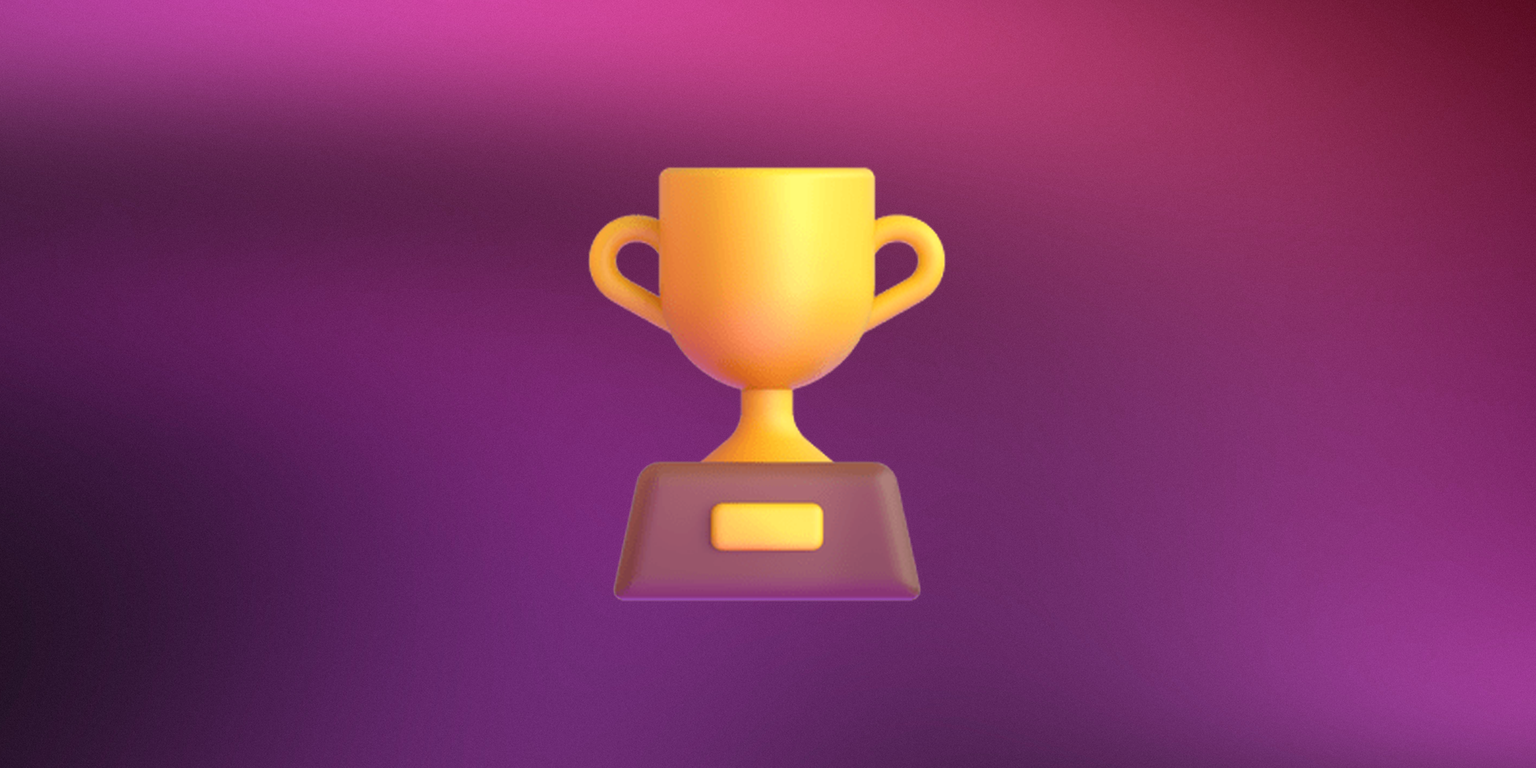
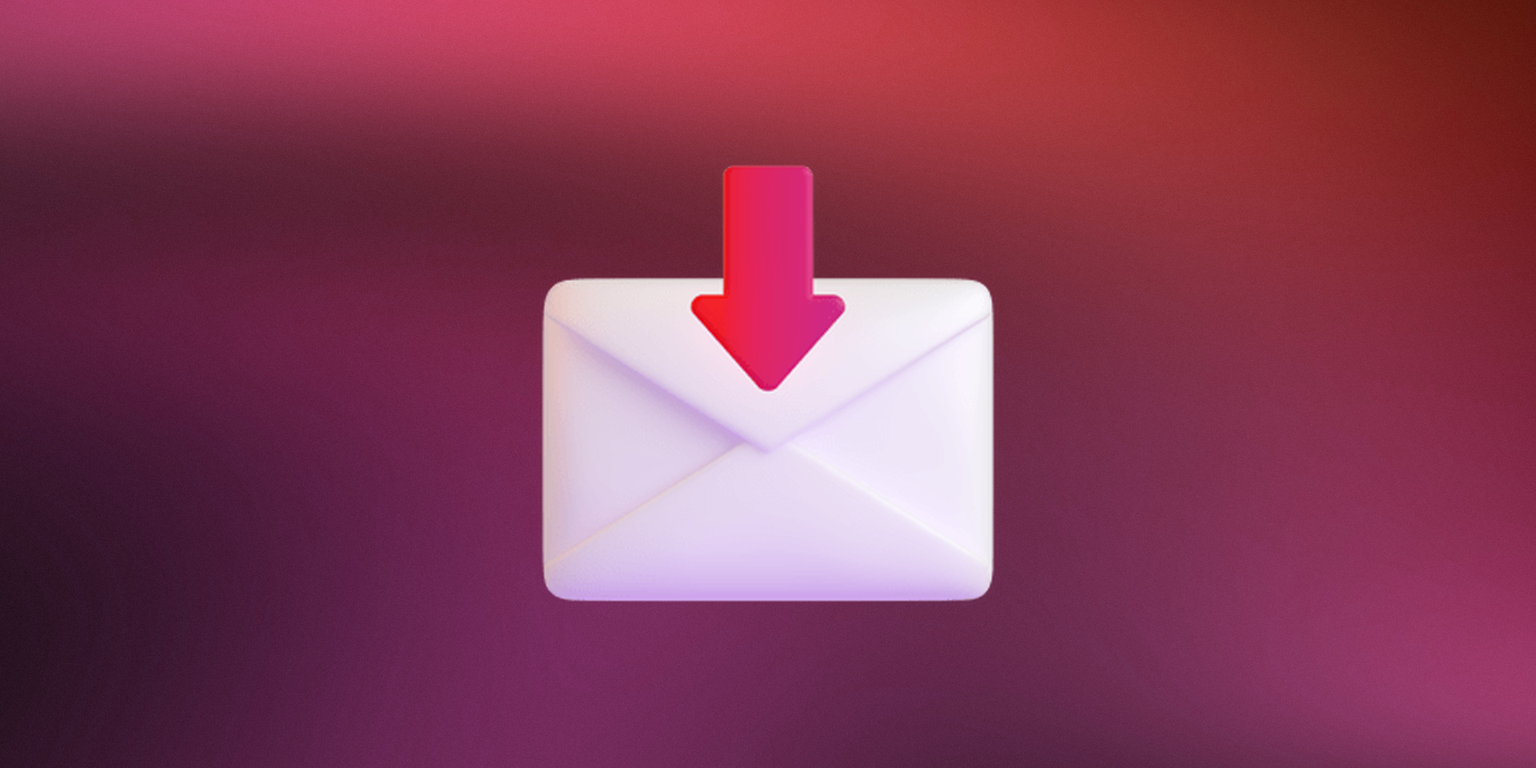
Revision of a layered 1536 x 768 image; what changed, layer by layer:
added group "Join the team" with 2 layers above "Leaderboards" over left=538, top=160, right=998, bottom=608
added layer "Icon" (1st of 6, in "Join the team") in group "Join the team" over left=538, top=160, right=998, bottom=608
hid group "Leaderboards" (2 layers) over left=584, top=163, right=952, bottom=605
